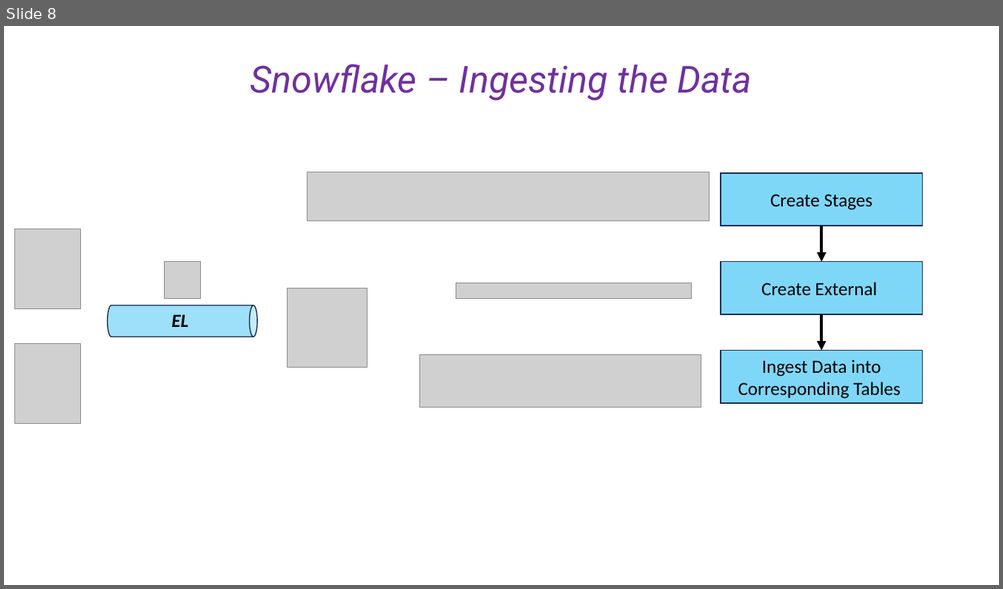
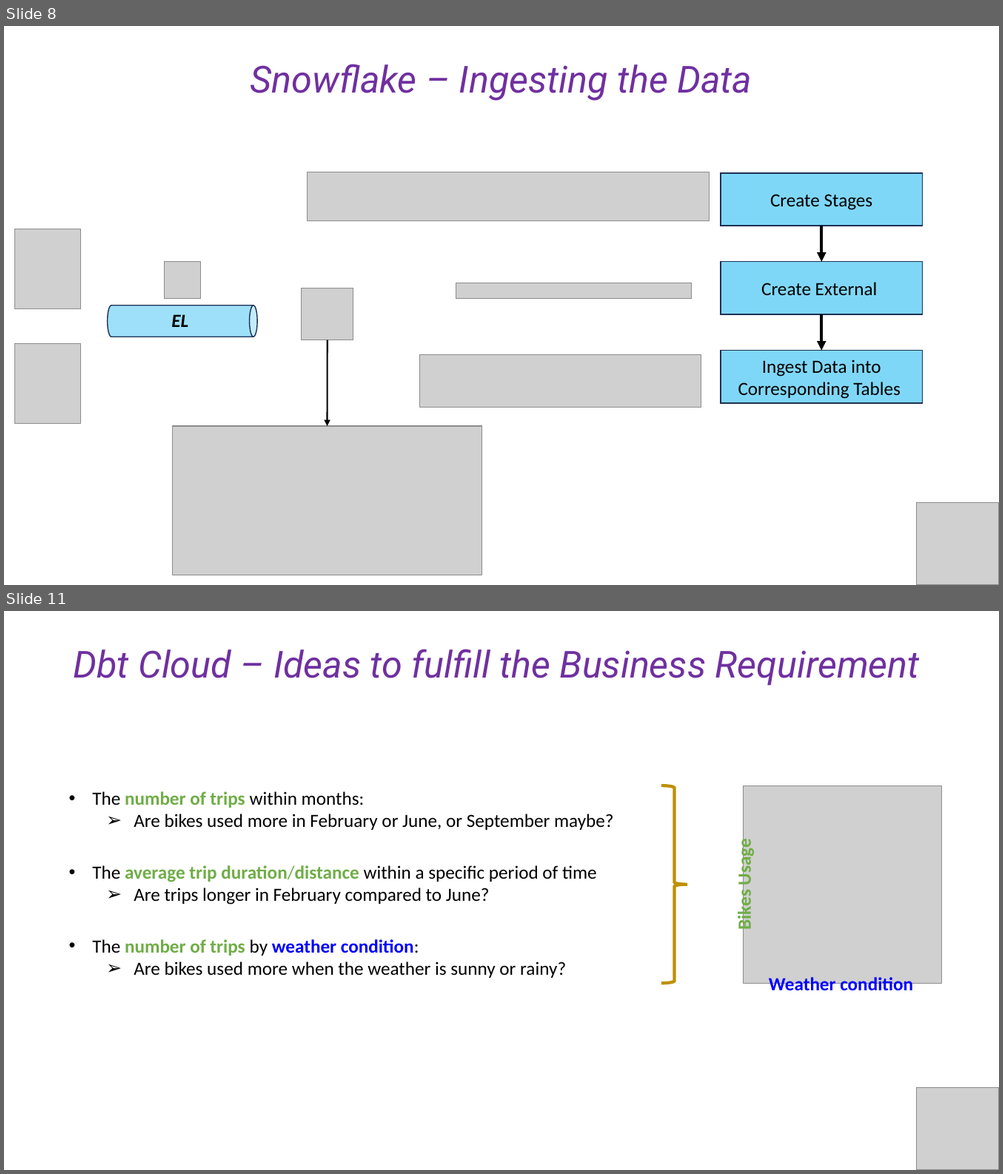
Before and after one commit to cesaramehri/Firn_CaseStudyTest, a slide deck: Case Study - Presentation.pptx. Shown one above the other, each under a label of ours: slide 8 before the commit, slides 8 and 11 after it; the slides between them are not shown. The pictures are 1003x589 and 1003x1174 pixels, drawn with LibreOffice and Linux fonts; fonts in the diff are those of the drawing; grey boxes stand for pictures. Boxes give left, top, right and bottom in pixels: in the first picture for what was removed or moved away, otherwise in the second. Text is boxed around its words. In the diff, an @@ line names an element or a change of style, - is before the commit and + after.

```diff
--- a/Case Study - Presentation.pptx
+++ b/Case Study - Presentation.pptx
@@ slide 11 added at (x1=4, y1=611, x2=999, y2=1170), background #FFFFFF @@
@@ text added at (x1=73, y1=649, x2=919, y2=686), 36 pt, text #7030A0, italic @@
+Dbt Cloud – Ideas to fulfill the Business Requirement
@@ group added at (x1=92, y1=786, x2=941, y2=995): 5 texts, 1 picture, 1 right brace @@
+• The number of trips within months:
+  ➢ Are bikes used more in February or June, or September maybe?
+• The average trip duration/distance within a specific period of time
+  ➢ Are trips longer in February compared to June?
+• The number of trips by weather condition:
+  ➢ Are bikes used more when the weather is sunny or rainy?
+Weather condition
+Bikes Usage
@@ picture added at (x1=916, y1=1088, x2=999, y2=1170) @@
@@ slide 8 changed as well @@
@@ picture resized from (x1=287, y1=289, x2=367, y2=368) to (x1=301, y1=289, x2=353, y2=340) @@
@@ arrow added from (327, 340) to (327, 426), #000000 1.5 pt @@
@@ picture added at (x1=173, y1=426, x2=482, y2=576) @@
@@ picture added at (x1=916, y1=503, x2=999, y2=585) @@
```
Also in this commit, not shown: 8 other slides changed, 6 other slides added, 5 other files.
